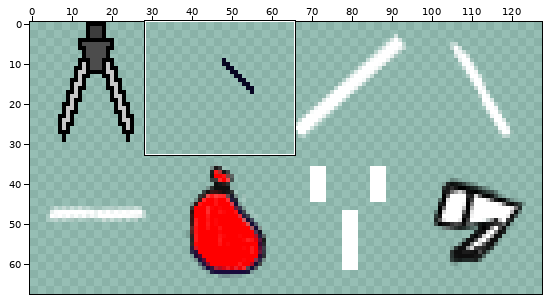
Sprite sheet -- Proyecto/RedBrickSky/images/weaponsSet.png. The picture above shows the old version from afar; the outline marks the close-up.
Close-up. Earlier state:
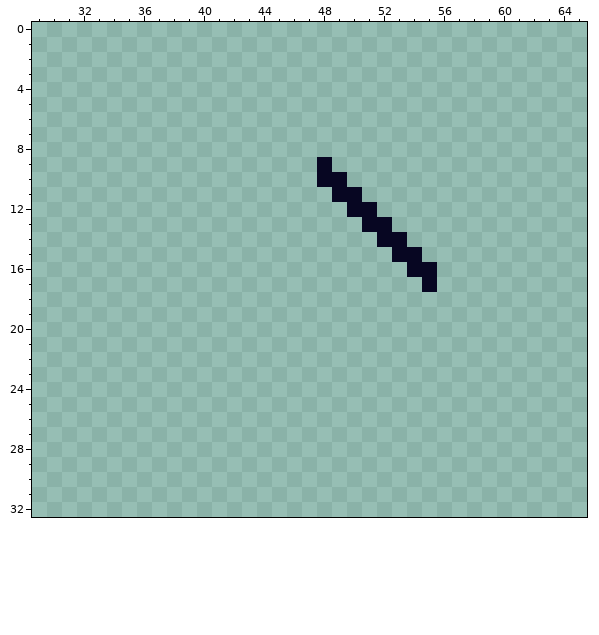
The file is 256x256 pixels. Pixels under 10% opacity are left out. Colours within 5 levels of each other are drawn and written as one. Shown: x 29..65, y 0..32. The wide view leaves out empty margins.
Now the later version:
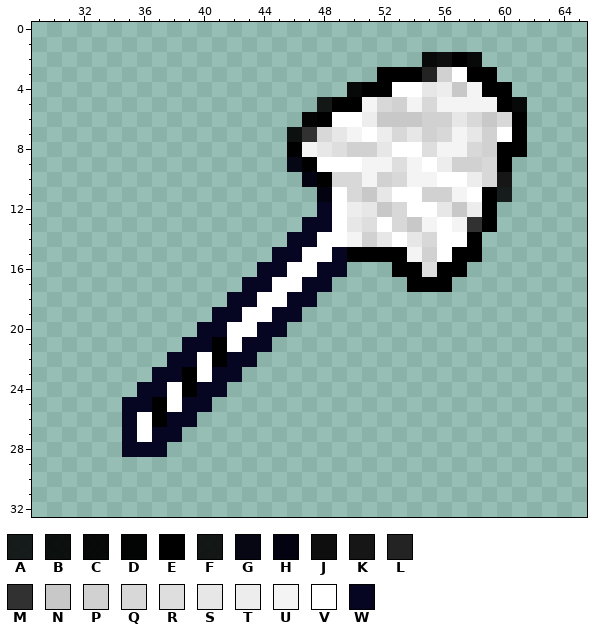
Palette (. is transparent): A #000000d9  B #000000ea  C #000000f2  D #000000f9  E #000000  F #010101e0  G #02020ff8  H #020210  J #0e0e0e  K #161616  L #232323  M #313131  N #c8c8c8  P #d1d1d1  Q #d8d8d8  R #dedede  S #e7e7e7  T #ededed  U #f4f4f4  V #ffffff  W #070622
What changed:
y 2: x 55..58 .... -> CJEC
y 3: x 52..59 ........ -> EEELPVEE
y 4: x 50..60 ........... -> CEEVVSTNUEE
y 5: x 48..61 .............. -> FEEUQPUQUUUUEC
y 6: x 47..61 ............... -> DEVVTNNNPPSQNQE
y 7: x 46..61 ................ -> BMQSUVTQSPQUSPVE
y 8: x 46..61 ................ -> EUSRPPSVVRUUQPEE
y 9: x 46..60 ..W............ -> GEVVVUURUVTPPQE
y 10: x 47..60 .WW........... -> HEQQUPQUUVVTQK
y 11: x 48..60 .WW.......... -> HVQNSVVPPUVEA
y 12: x 48..59 ..WW........ -> WVTSNQVVSNTE
y 13: x 47..59 ....WW....... -> WWVSRVQNUVUME
y 14: x 46..58 ......WW..... -> WWVVUPSVSQVVE
y 15: x 45..58 ........WW.... -> WWVVWEEEEUPVEE
y 16: x 44..49 ...... -> WWVVWW; x 53..57 .WW.. -> EEREE
y 17: x 43..48 ...... -> WWVVWW; x 54..56 .W. -> EEE
y 18: x 42..47 ...... -> WWVVWW
y 19: x 41..46 ...... -> WWVVWW
y 20: x 40..45 ...... -> WWVVWW
y 21: x 39..44 ...... -> WWEVWW
y 22: x 38..43 ...... -> WWVEWW
y 23: x 37..42 ...... -> WWEVWW
y 24: x 36..41 ...... -> WWVEWW
y 25: x 35..40 ...... -> WWEVWW
y 26: x 35..39 ..... -> WVEWW
y 27: x 35..38 .... -> WVWW
y 28: x 35..37 ... -> WWW
Boxes around the changes in both close-ups, in picture pixels (x1, y1, x2, y2):
changed: (122, 52, 527, 457)
